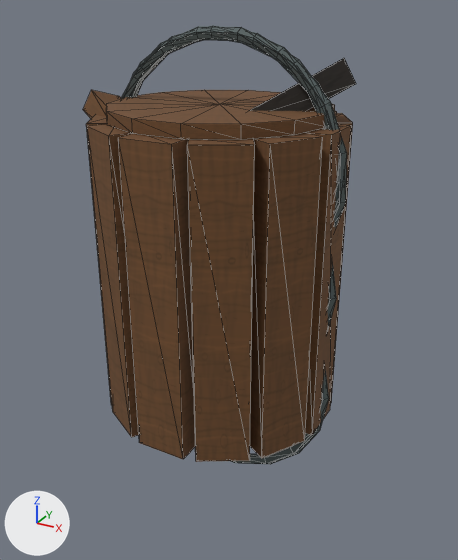
The OBJ model Assets/ProjectOEN/ProductionArt/Meshes/environment_set_dressing/en-003_barrel_container_wreckage__broken.obj, before and after one commit.
Camera for both pictures: a 50 mm lens placed at (0.875, -1.538, 1.213), pointed at (0.072, -0.078, 0.483). Every picture has the same lights, and +X, +Y and +Z are marked at lower left. The first picture is the older version. Mesh edges are drawn as thin lines. Where no turn or scale is listed for an object, it has been applied to the vertices. Vertices at exactly the same position are counted once.

The first picture shows 'en-003_barrel_container_wreckage__broken'.
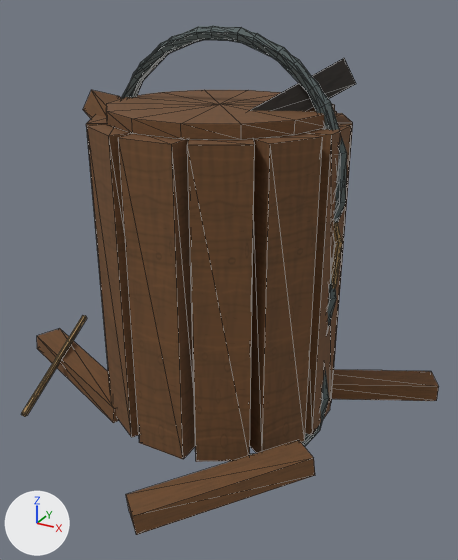
What changed in the scene script:
```text
Add img_rope_albedo_png:
    img_rope_albedo_png = load_image('rope_albedo.png', '../../Materials/Textures/rope_albedo.png', 1024, 1024, 'sRGB')
Add mat_rope:
    mat_rope = principled_material('Rope')
    mat_rope.texture = img_rope_albedo_png
    mat_rope.roughness = 0.89
Change me_en_003_barrel_container_wreckage__broken:
    used by ob_en_003_barrel_container_wreckage__broken; location = (0.0, 0.0, 0.0)
    remove me_en_003_barrel_container_wreckage__broken.from_pydata(...)  # 502 vertices, 944 faces; spans x -0.394..0.373, y -0.35..0.35, z -0.232..1.155
    add me_en_003_barrel_container_wreckage__broken.from_pydata(...)  # 628 vertices, 1180 faces; spans x -0.674..0.634, y -0.628..0.35, z -0.232..1.155
    me_en_003_barrel_container_wreckage__broken part 1: a new loose piece of 90 vertices spanning x -0.372..0.372, y -0.01..0.01, z 0.206..0.954, in mat_rope (picture img_rope_albedo_png)
    me_en_003_barrel_container_wreckage__broken part 2
    36 vertices are added at x -0.674..0.634, y -0.628..0.349, z 0.014..0.176
    36 new faces join them, mat_wood (picture img_wood_albedo_png)
    20 new faces join them, mat_rope (picture img_rope_albedo_png)
    add me_en_003_barrel_container_wreckage__broken.materials.append(mat_rope)  # picture img_rope_albedo_png
```

Location of each change, (x1, y1, x2, y2) in pixels of the pictures (458 x 560 px):
'en-003_barrel_container_wreckage__broken', reshaped (53% wider, 16% taller)
    before: (83, 25, 356, 464)
    after: (21, 25, 439, 535)
part 1 of me_en_003_barrel_container_wreckage__broken, added (brown)
    after: (331, 222, 342, 289)
part 2 of me_en_003_barrel_container_wreckage__broken, added (brown)
    after: (21, 315, 439, 535)
